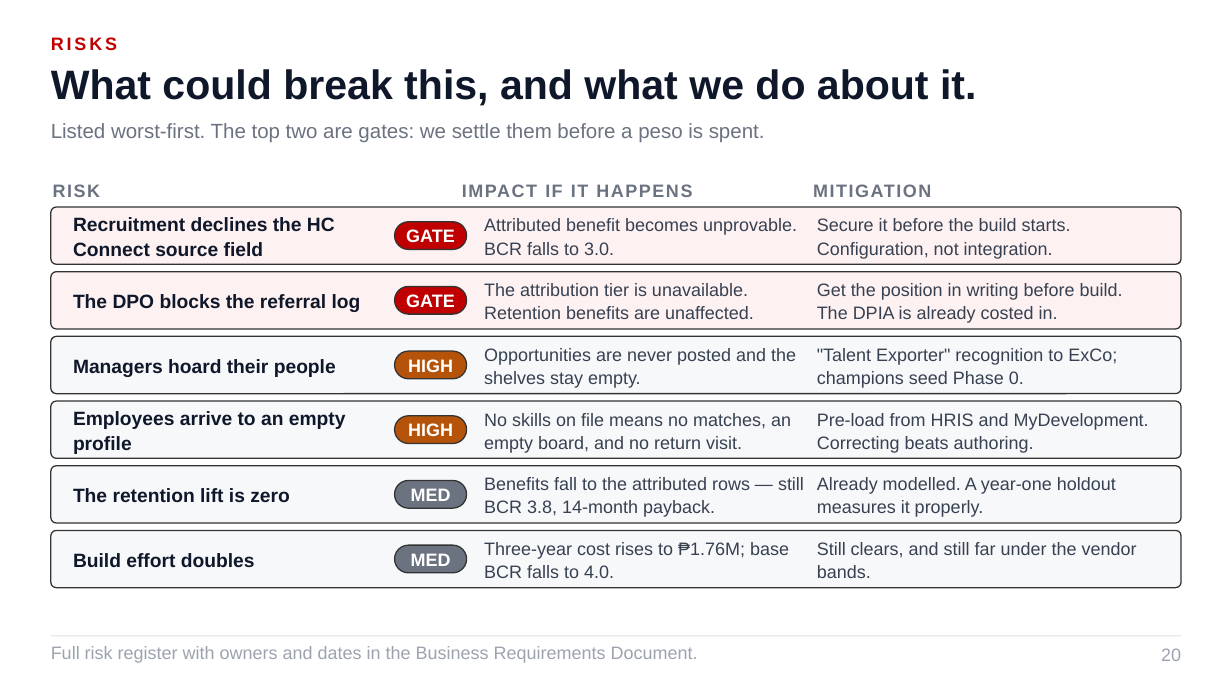
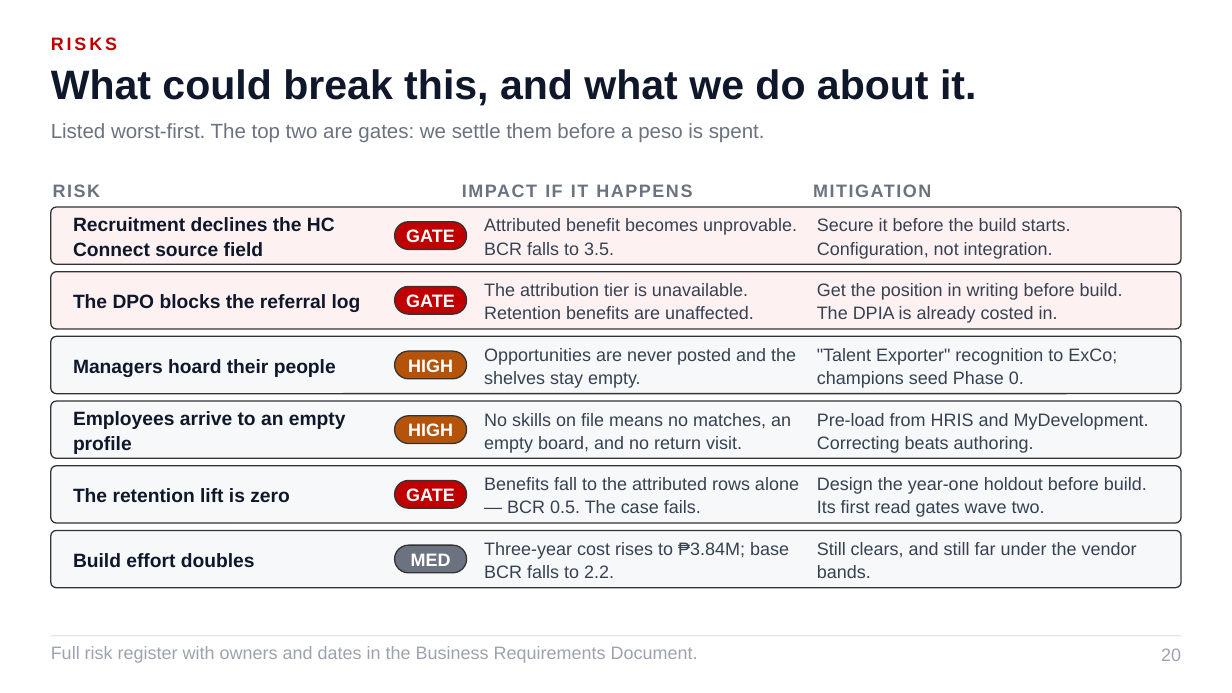
Before and after one commit to Ruffa06/Talent-Marketplace, a slide deck: slide 20 of docs/Growth_Talent_Marketplace_ALP.pptx. Drawn at 1232x693 pixels with LibreOffice and Linux fonts; fonts in the diff are those of the drawing. Boxes give left, top, right and bottom in pixels: in the first picture for what was removed or moved away, otherwise in the second. Text is boxed around its words. In the diff, an @@ line names an element or a change of style, - is before the commit and + after.

```diff
--- a/docs/Growth_Talent_Marketplace_ALP.pptx
+++ b/docs/Growth_Talent_Marketplace_ALP.pptx
@@ text at box(484, 218, 797, 255): text changed @@
-Attributed benefit becomes unprovable. BCR falls to 3.0.
+Attributed benefit becomes unprovable. BCR falls to 3.5.
@@ text at box(484, 477, 799, 513): text changed @@
-Benefits fall to the attributed rows — still BCR 3.8, 14-month payback.
+Benefits fall to the attributed rows alone — BCR 0.5. The case fails.
@@ text at box(817, 477, 1147, 517): text changed @@
-Already modelled. A year-one holdout measures it properly.
+Design the year-one holdout before build. Its first read gates wave two.
@@ rounded rectangle at box(395, 481, 467, 508): fill #6B7280 to #C00000 @@
@@ text at box(406, 488, 455, 501): text changed @@
-MED
+GATE
@@ text at box(484, 542, 789, 578): text changed @@
-Three-year cost rises to ₱1.76M; base BCR falls to 4.0.
+Three-year cost rises to ₱3.84M; base BCR falls to 2.2.
```
Also in this commit, not shown: 10 other slides changed, 4 other files.
